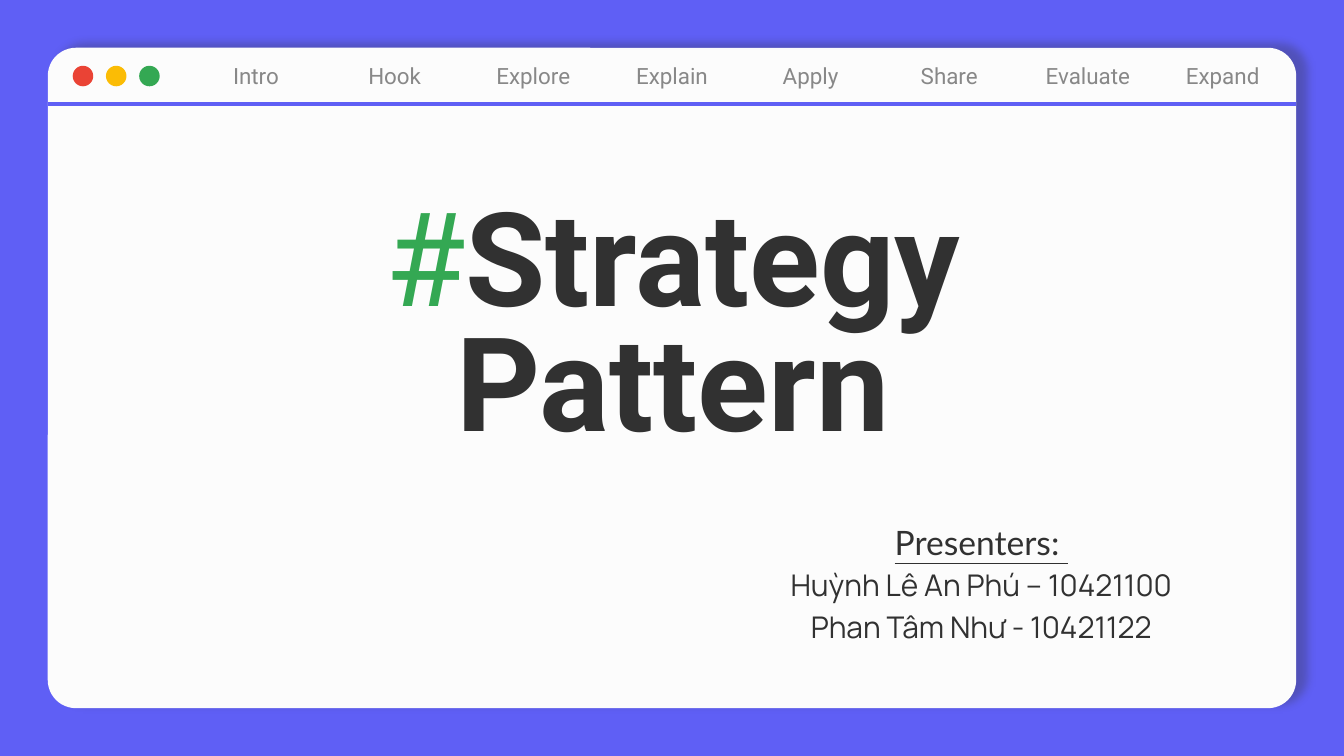
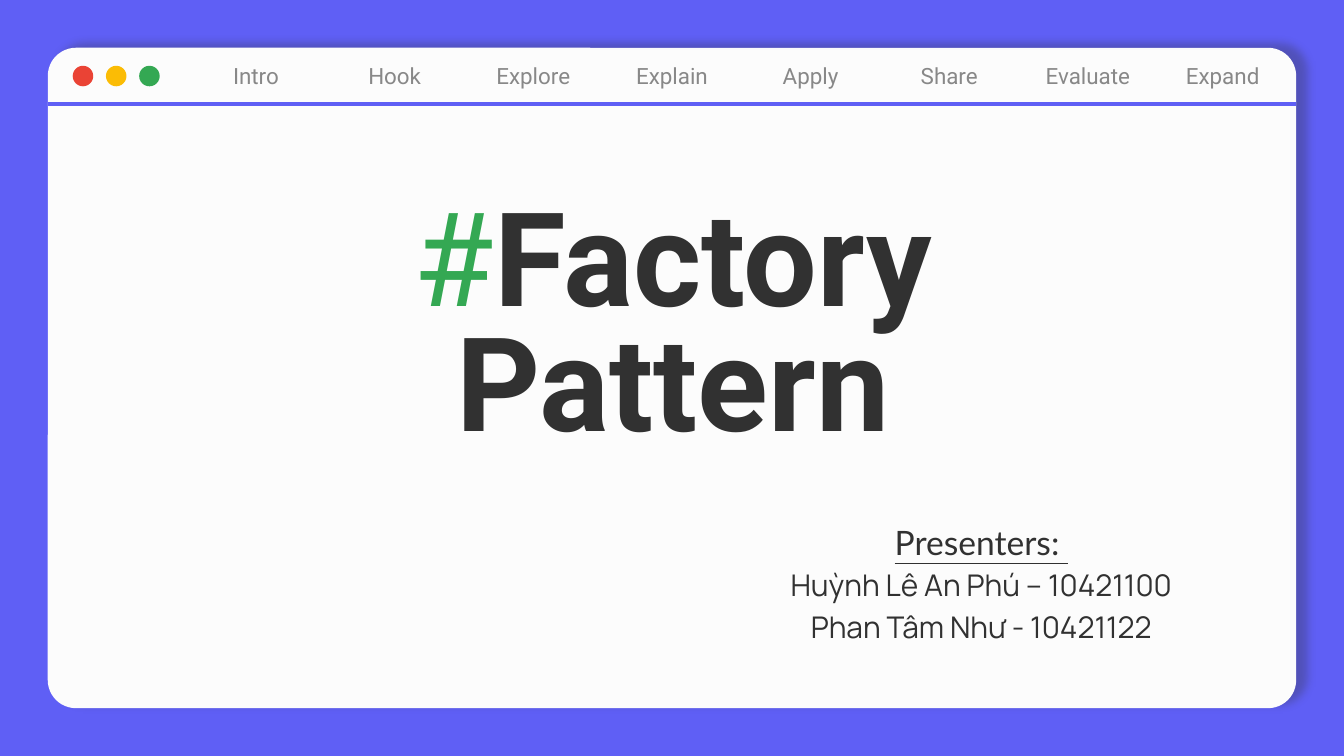
Before and after one commit to nhuhuynh1508/Design-Patterns, a slide deck: slide 1 of Factory Pattern/Factory Pattern.pptx. Drawn at 1344x756 pixels with LibreOffice and Linux fonts; fonts in the diff are those of the drawing. Boxes give left, top, right and bottom in pixels: in the first picture for what was removed or moved away, otherwise in the second. Text is boxed around its words. In the diff, an @@ line names an element or a change of style, - is before the commit and + after.

Commit message:
update Factory Pattern

```diff
--- a/Factory Pattern/Factory Pattern.pptx
+++ b/Factory Pattern/Factory Pattern.pptx
@@ title at <box>414,213,932,433</box>: text changed @@
-#Strategy
-Pattern
+#Factory
+Pattern
```
Also in this commit, not shown: 5 other slides changed, 3 slides added, 1 other file.
